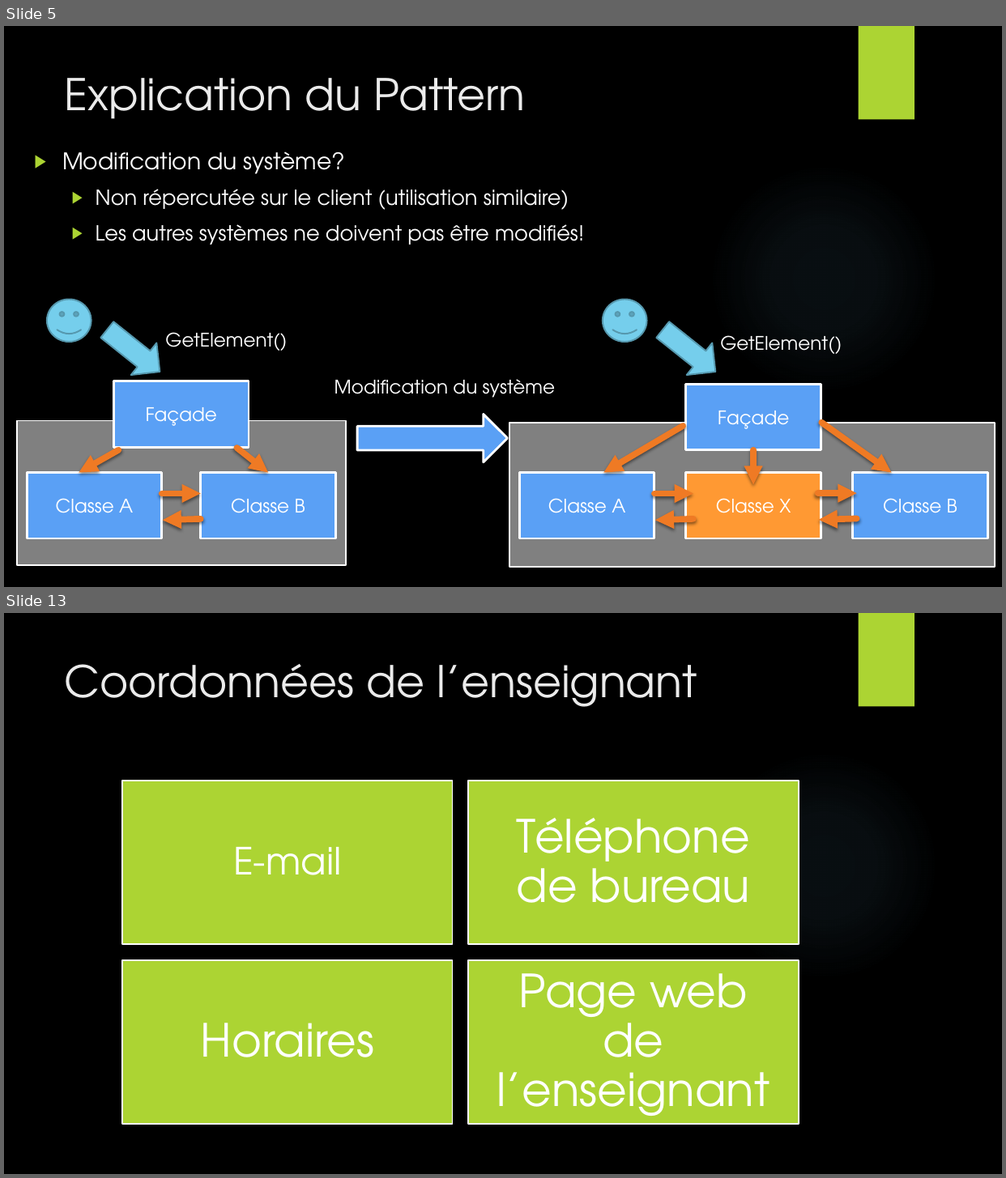
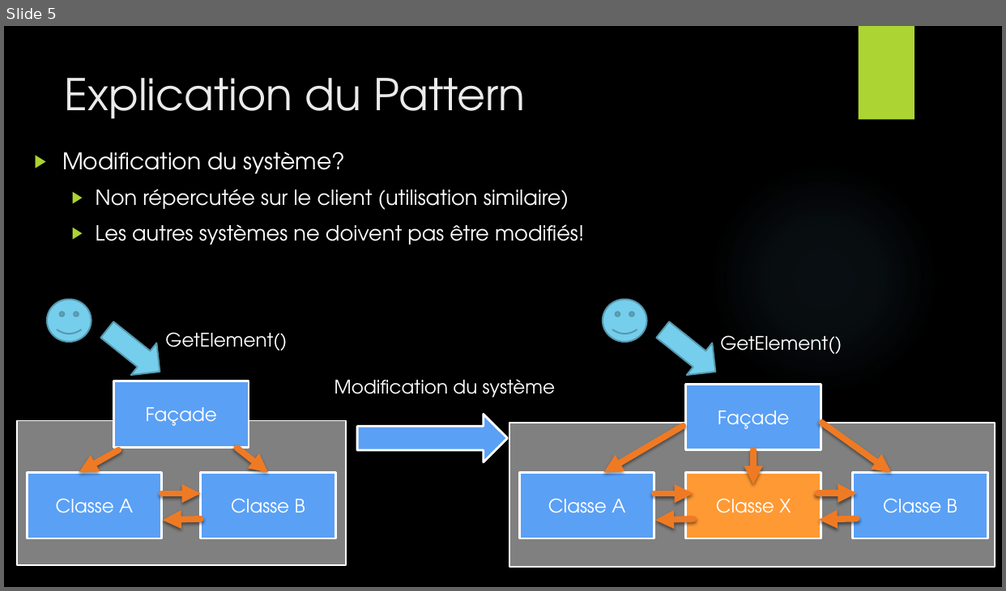
Before and after one commit to PlumpMath/DesignPatternFacade, a slide deck: presentation.pptx. Shown one above the other, each under a label of ours: slides 5 and 13 before the commit, slide 5 after it; the slides between them are not shown. The pictures are 1006x1178 and 1006x591 pixels, drawn with LibreOffice and Linux fonts; fonts in the diff are those of the drawing; background and template pictures are left out. Boxes give left, top, right and bottom in pixels: in the first picture for what was removed or moved away, otherwise in the second. Text is boxed around its words. In the diff, an @@ line names an element or a change of style, - is before the commit and + after.

```diff
--- a/presentation.pptx
+++ b/presentation.pptx
@@ slide 13 removed at (x1=4, y1=613, x2=1002, y2=1174), background picture (left out); not listed: 2 template elements that a slide beside it also shows @@
@@ title removed at (x1=65, y1=664, x2=697, y2=707) @@
-Coordonnées de l’enseignant
@@ group removed at (x1=123, y1=781, x2=799, y2=1127): 4 rectangles, 4 texts @@
-E-mail
-Téléphone de bureau
-Horaires
-Page web de l’enseignant
```
Also in this commit, not shown: 2 slides changed, 2 slides added, 6 other slides removed, 2 other files.
